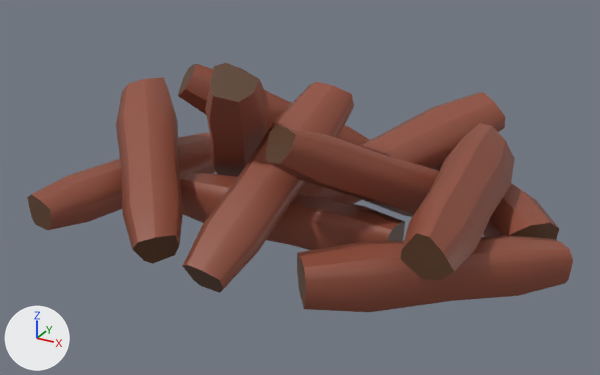
Before and after pictures for a commit that changed the FBX model Birth-From-Fire/Assets/Art/3D Assets/FBX File/CharcoalStack.fbx.
One viewpoint serves both versions: a camera (50 mm lens) standing at (0.249, -0.452, 0.267) and looking at (-0.009, 0.016, 0.033). The axes (+X, +Y, +Z) are drawn at lower left. The lights are the same throughout. Where no turn or scale is listed for an object, it has been applied to the vertices.

Objects in the first picture: 'Charcoalstack'.
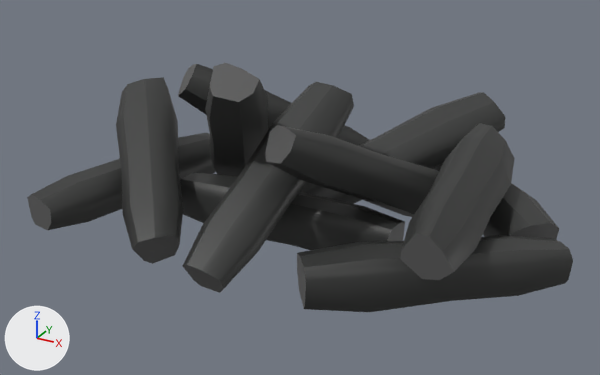
Pixel boxes [x1, y1, x2, y2] of what changed, in the pictures (600 x 375 px):
part 1 of me_mesh, recoloured (brown to black): [31, 64, 573, 312] in both
part 2 of me_mesh, recoloured (brown to grey): [27, 63, 559, 308] in both

The change, as a list of edits to the scene's bpy script:
```text
Add mat_coal2:
    mat_coal2 = principled_material('Coal2')
    mat_coal2.base_color = (0.0974, 0.0974, 0.0974)  # dark grey #585858
Add mat_coal1:
    mat_coal1 = principled_material('Coal1')
    mat_coal1.base_color = (0.0369, 0.0382, 0.0369)  # black #363736
Change me_mesh:
    where me_mesh.from_pydata(...)  # 440 vertices, 418 faces; spans x -0.177..0.18, y -0.133..0.133, z -0.001..0.131
    used by ob_charcoalstack; location = (0.0, 0.038, 0.0)
    me_mesh part 1: all 352 faces that had it switch from mat_wood (brown #8f4d3a) to mat_coal1 (black #363736)
    me_mesh part 2: all 66 faces that had it switch from mat_lambert18 (brown #5c3c25) to mat_coal2 (dark grey #585858)
```
